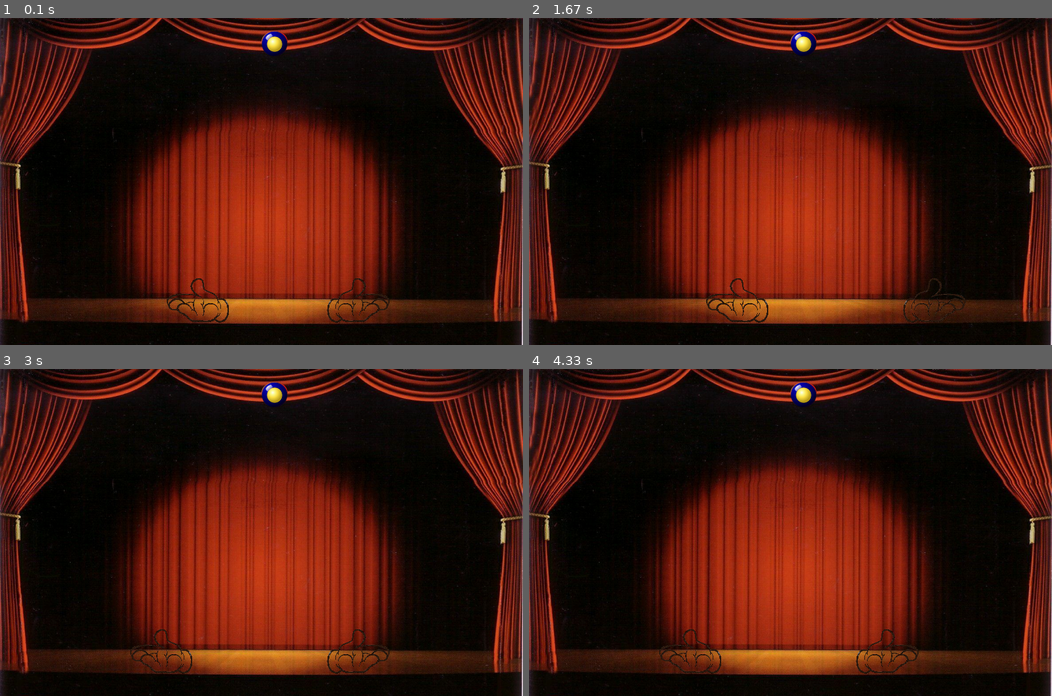
Above: before the commit, frames 1-4 (two rows, left to right).
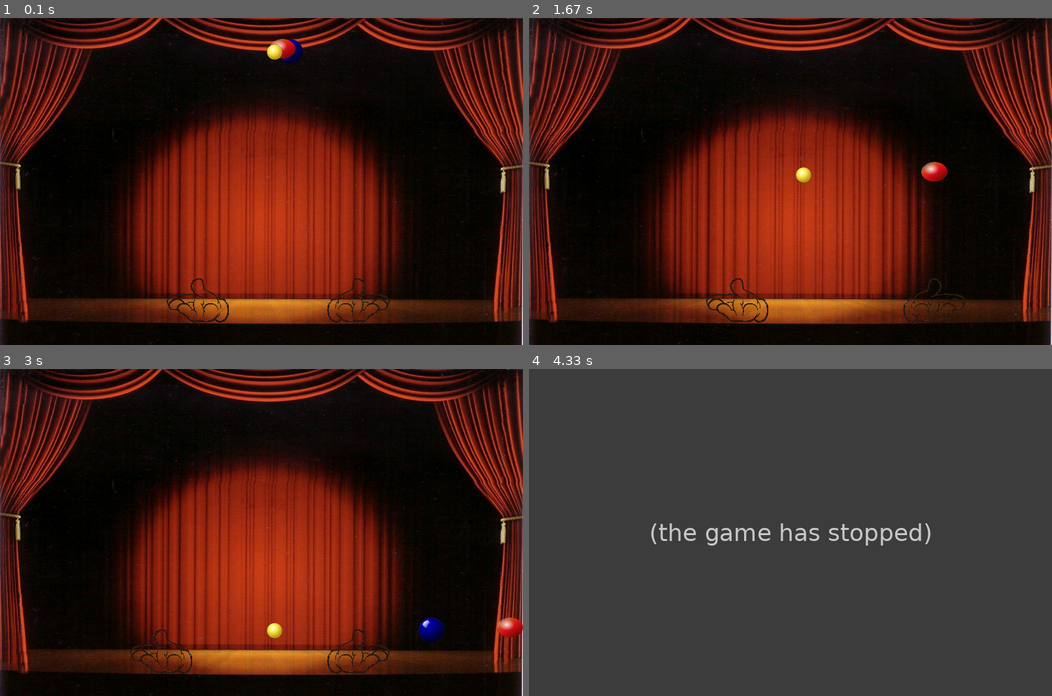
Above: after the commit, the same moments.

Repository: finziamit/PyGame
Game: pygame game, started from 2nd game/Juggle.py
The game is run twice, just before and just after one commit, with the same random seed, the same clock (stepped at 60 frames per second) and the same inputs.
Inputs:
- Up to frame 1 (0.1 s): no input
- Up to frame 2 (1.67 s): hold Right 0.33-0.8 s; hold Right 0.83-1.3 s; hold D 0.83-1.3 s; hold Left from 1.33 s (still down); hold A from 1.33 s (still down)
- Up to frame 3 (3 s): release Left at 1.87 s; release A at 1.87 s; hold Left 1.9-2.3 s; hold A 1.9-2.3 s
- Up to frame 4 (4.33 s): hold Left 3-3.47 s; hold A 3-3.47 s; hold Right 3.5-3.97 s; hold D 3.5-3.97 s

The runs differ from the first frame. In frame 1, 0.5% of the frame differs, in the area x 50-58%, y 4-14%; in frame 2, 0.7%; in frame 3, 0.9%; in frame 4, 100%, in the area x 0-100%, y 0-100%.
Error after the commit: TypeError: 'bool' object is not callable (Juggle.py line 154); the game stopped at 3.65 s (later frames are placeholders)

Commit message:
Adding balls and ball movement

Diff:
--- a/2nd game/Juggle.py
+++ b/2nd game/Juggle.py
@@ -1,6 +1,6 @@
 from pygame import *
 import sys
-from random import randint
+from random import choice
 
 class Hand:
     ''' An hand in the game '''
@@ -10,11 +10,11 @@
         self.__rect = self.__surface.get_rect(midleft=placement)
 
     @property
-    def get_rect(self):
+    def rect(self):
         return self.__rect
 
     @property
-    def get_surface(self):
+    def surface(self):
         return self.__surface
 
     def move_hand_right(self):
@@ -30,27 +30,47 @@
         self.__surface = image.load(path)
         self.__surface = transform.smoothscale(self.__surface.convert_alpha(), (40,40))
         self.__rect = self.__surface.get_rect(midleft=(400,40))
+        self._direction = choice([-1.5, -1, -0.5, 0, 0.5, 1, 1.5])
+        self._first_touch = True
 
     @property
-    def get_rect(self):
+    def rect(self):
         return self.__rect
 
     @property
-    def get_surface(self):
+    def surface(self):
         return self.__surface
 
+    @property
+    def direction(self):
+        return self._direction
+
+    @property
+    def first_touch(self):
+        return self._first_touch
+
+    @direction.setter
+    def direction(self):
+        self._direction *= -1
+
+    @first_touch.setter
+    def first_touch(self, val):
+        self._first_touch = val
+
     def move_ball(self):
-        direction = randint(0,2) # 0 -> right, 1 -> left
-        ball_speed = randint(1, 6) # power of the ball
-        ball_gravity = -10 * ball_speed
-        for i in range(10 * ball_speed):
-            ball_gravity += 1
-            self.__rect.y += ball_gravity
+        if self._first_touch:
+            self.__rect.y += 1
+            if self.__rect.x >= 800 or self.__rect.x <= 0: self._direction *= -1
+            self.__rect.x += self._direction
+        else:
+            ball_speed = choice(range(1, 7)) # power of the ball
+            ball_gravity = -10 * ball_speed
+            for i in range(10 * ball_speed):
+                ball_gravity += 1
+                self.__rect.y += ball_gravity
 
-            if self.__rect.x < 800 or self.__rect.x > 0:
-                self.__rect.x += direction
-            else:
-                self.__rect.x -= direction
+                if self.__rect.x >= 800 or self.__rect.x <= 0: self._direction *= -1
+                self.__rect.x += self._direction
 
 
 def game_play():
@@ -67,6 +87,8 @@
     blue_ball = Ball('2nd game/graphics/balls/blue_ball.png')
     red_ball = Ball('2nd game/graphics/balls/red_ball.png')
     yellow_ball = Ball('2nd game/graphics/balls/yellow_ball.png')
+
+    balls = [blue_ball, red_ball, yellow_ball]
 
     move_right_hand_right = False
     move_right_hand_left = False
@@ -106,8 +128,8 @@
 
         # end of the event handler
 
-        # handle ball movement
-        # TODO: add ball movement
+        # ball movement
+        for ball in balls: ball.move_ball()
 
         # handle hands movement
         if move_right_hand_right: right_hand.move_hand_right()
@@ -117,24 +139,29 @@
         if move_left_hand_left: left_hand.move_hand_left()
 
         # check that hands doesnt change sides
-        if left_hand.get_rect.colliderect(right_hand.get_rect):
+        if left_hand.rect.colliderect(right_hand.rect):
             move_left_hand_right = False
             move_right_hand_left = False
 
-        # handle ball collisions
-        # TODO: handle ball collisions
+        # check for game-over
+        if red_ball.rect.y >= 500: sys.exit()
+        if blue_ball.rect.y >= 500: sys.exit()
+        if yellow_ball.rect.y >= 500: sys.exit()
 
-        # check for game-over
-        if red_ball.get_rect.y >= 500: sys.exit()
-        if blue_ball.get_rect.y >= 500: sys.exit()
-        if yellow_ball.get_rect.y >= 500: sys.exit()
+        # check if the hand touched the ball
+        for ball in balls:
+            if left_hand.rect.colliderect(ball.rect) or right_hand.rect.colliderect(ball.rect):
+                ball.first_touch(False)
+                ball.direction = choice[-1, 1]
 
         screen.blit(background_surface, (0, 0))
-        screen.blit(right_hand.get_surface, right_hand.get_rect)
-        screen.blit(left_hand.get_surface, left_hand.get_rect)
-        screen.blit(red_ball.get_surface ,red_ball.get_rect)
-        screen.blit(blue_ball.get_surface, blue_ball.get_rect)
-        screen.blit(yellow_ball.get_surface, yellow_ball.get_rect)
+        screen.blit(right_hand.surface, right_hand.rect)
+        screen.blit(left_hand.surface, left_hand.rect)
+        for ball in balls:
+            screen.blit(ball.surface, ball.rect)
+        # screen.blit(red_ball.surface ,red_ball.get_rect)
+        # screen.blit(blue_ball.surface, blue_ball.get_rect)
+        # screen.blit(yellow_ball.surface, yellow_ball.get_rect)
         display.update()
         clock.tick(240)
     # end of while loop
